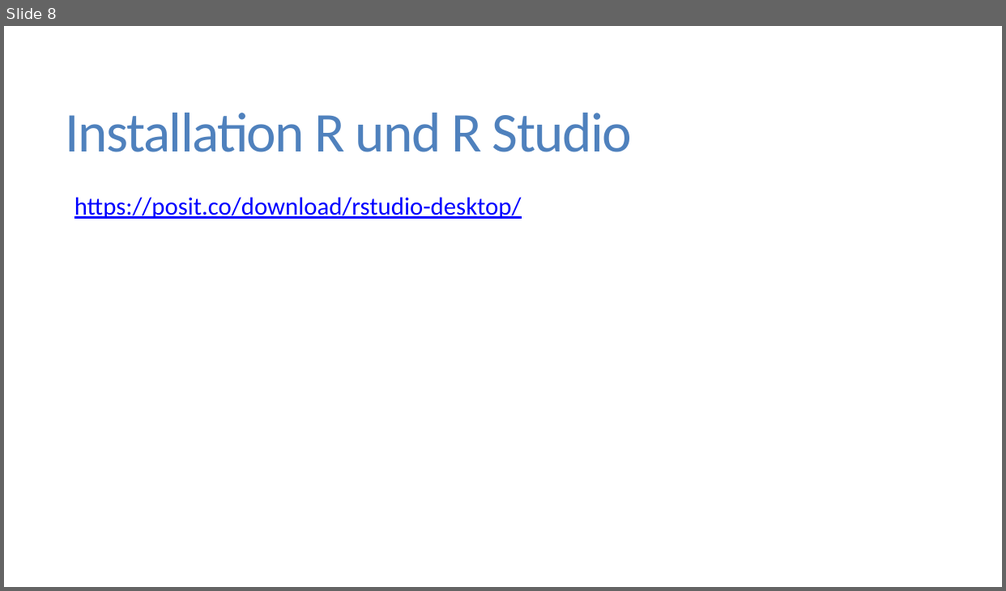
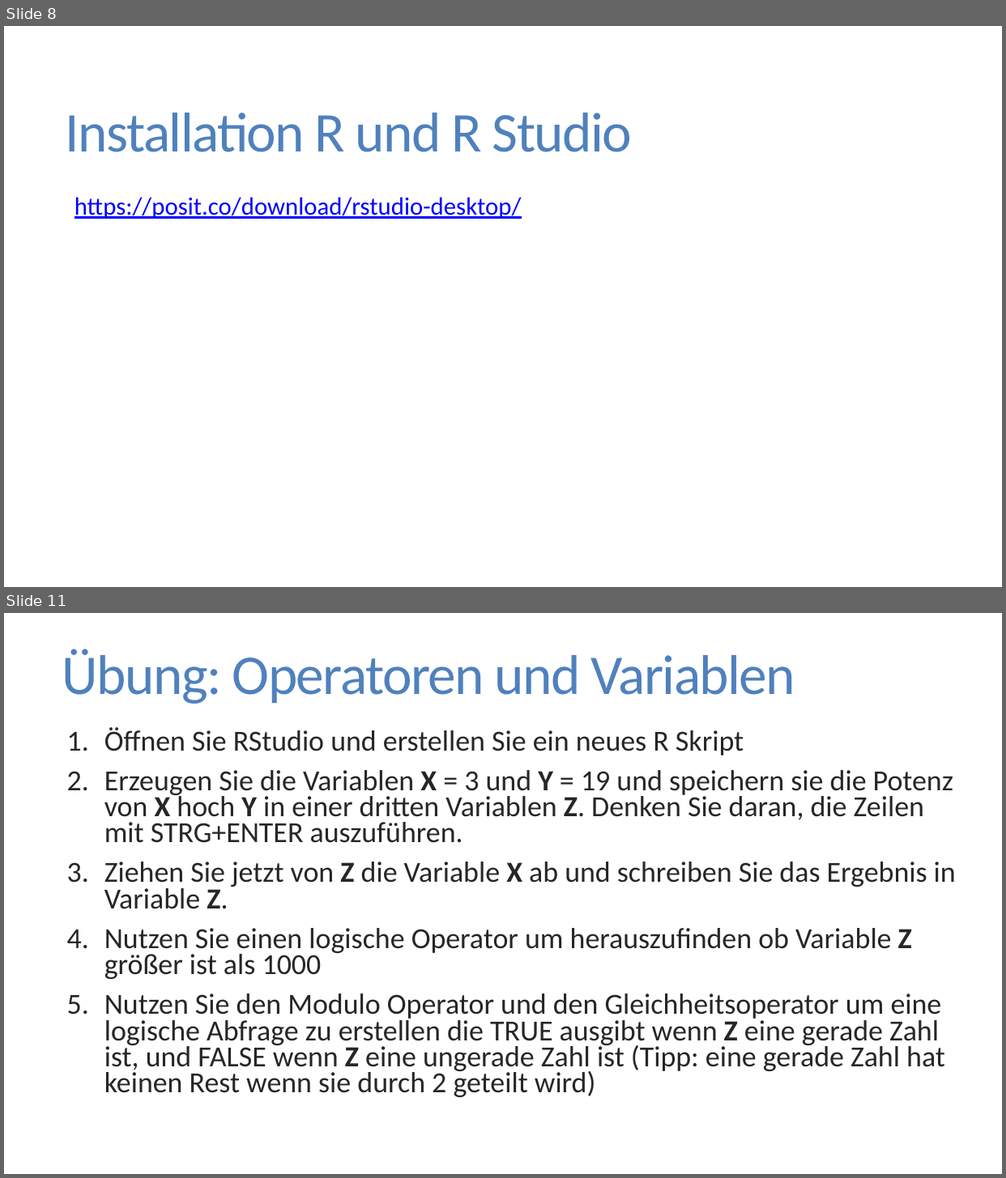
Before and after one commit to FlorianKeppeler/RKurs, a slide deck: Einführung in R.pptx. Shown one above the other, each under a label of ours: slide 8 before the commit, slides 8 and 11 after it; the slides between them are not shown. The pictures are 1006x591 and 1006x1178 pixels, drawn with LibreOffice and Linux fonts; fonts in the diff are those of the drawing. Boxes give left, top, right and bottom in pixels: in the first picture for what was removed or moved away, otherwise in the second. Text is boxed around its words. In the diff, an @@ line names an element or a change of style, - is before the commit and + after.

```diff
--- a/Einführung in R.pptx
+++ b/Einführung in R.pptx
@@ slide 11 added at (x1=4, y1=613, x2=1002, y2=1174), background #FFFFFF @@
@@ title added at (x1=62, y1=649, x2=795, y2=704), 54 pt, text #4F81BD @@
+Übung: Operatoren und Variablen
@@ text added at (x1=104, y1=727, x2=956, y2=1097), 28 pt, text #262626 @@
+1. Öffnen Sie RStudio und erstellen Sie ein neues R Skript
+2. Erzeugen Sie die Variablen X = 3 und Y = 19 und speichern sie die Potenz von X hoch Y in einer dritten Variablen Z. Denken Sie daran, die Zeilen mit STRG+ENTER auszuführen.
+3. Ziehen Sie jetzt von Z die Variable X ab und schreiben Sie das Ergebnis in Variable Z.
+4. Nutzen Sie einen logische Operator um herauszufinden ob Variable Z größer ist als 1000
+5. Nutzen Sie den Modulo Operator und den Gleichheitsoperator um eine logische Abfrage zu erstellen die TRUE ausgibt wenn Z eine gerade Zahl ist, und FALSE wenn Z eine ungerade Zahl ist (Tipp: eine gerade Zahl hat keinen Rest wenn sie durch 2 geteilt wird)
```
Also in this commit, not shown: 7 slides changed, 10 other slides added, 2 slides removed, 7 other files.
